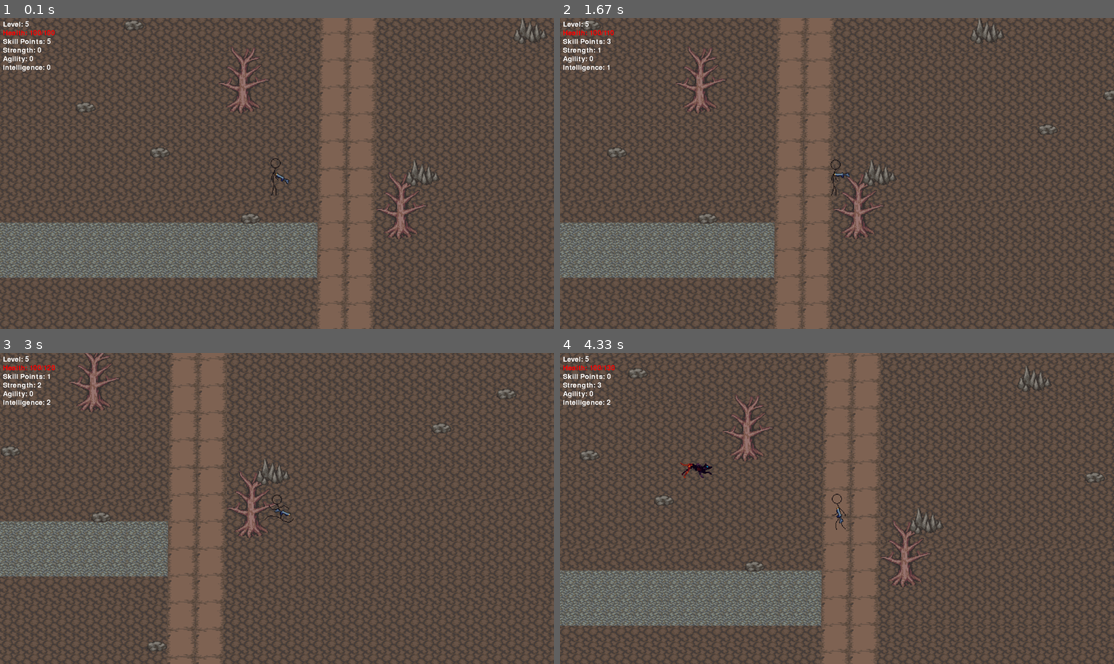
Above: before the commit, frames 1-4 (two rows, left to right).
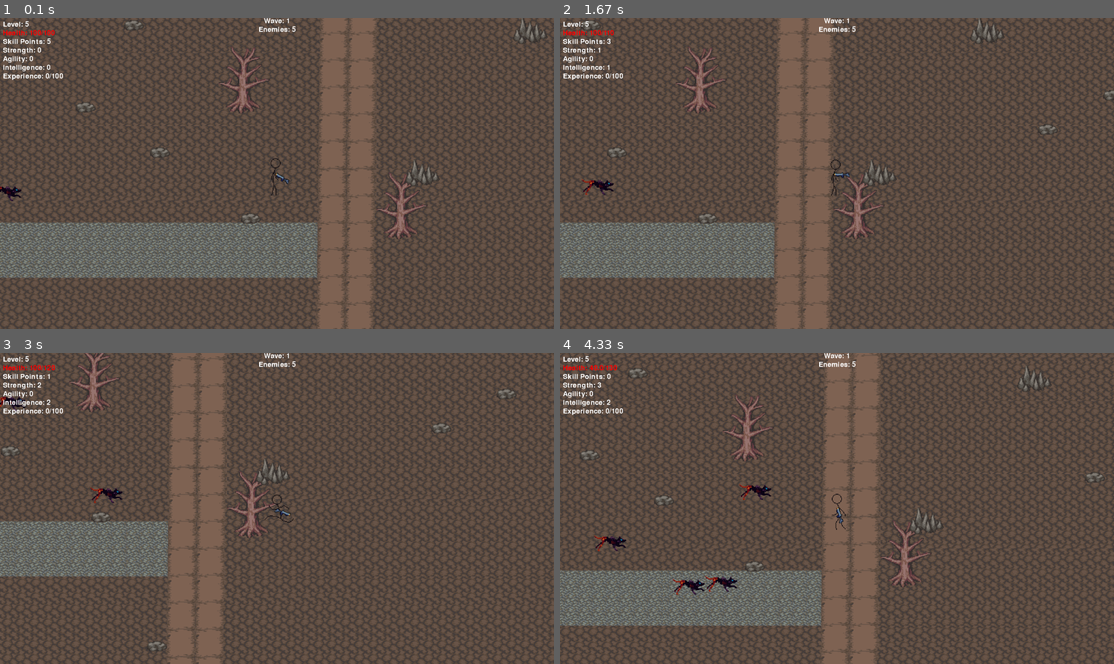
Above: after the commit, the same moments.

Repository: Flugerops/Down-to-the-roots-pygame
Game: pygame game, started from game.py
The game is run twice, just before and just after one commit, with the same random seed, the same clock (stepped at 60 frames per second) and the same inputs.
Inputs (mouse positions are in pixels of both pictures, inside the frame that each line leads up to):
- Up to frame 1 (0.1 s): no input
- Up to frame 2 (1.67 s): hold 1 0.33-0.8 s; hold D 0.33-0.8 s; move the mouse to (814, 189) at 0.37 s; click "Level: 5" at 0.88 s; hold D 1.17-1.63 s; move the mouse to (704, 176) at 1.2 s; tap 3 at 1.32 s
- Up to frame 3 (3 s): hold W 1.67-1.97 s; move the mouse to (105, 461) at 1.7 s; tap 1 at 1.82 s; hold D 2-2.47 s; move the mouse to (360, 399) at 2.03 s; tap 2 at 2.15 s; hold A from 2.5 s (still down); move the mouse to (343, 536) at 2.53 s; tap 3 at 2.65 s
- Up to frame 4 (4.33 s): release A at 3.03 s; hold S 3.07-3.37 s; move the mouse to (848, 402) at 3.1 s; tap 1 at 3.22, 4.32 s; hold A 3.4-3.8 s; move the mouse to (637, 499) at 3.43 s; tap 2 at 3.55 s; click (587, 368) at 3.88 s, where only the run after the commit has a clickable "Health: 70.0/130"; hold W from 4.17 s (still down); move the mouse to (820, 455) at 4.2 s

The runs differ from the first frame. In frame 1, 0.3% of the frame differs, in the area x 0-54%, y 0-59%; in frame 2, 0.3%; in frame 3, 0.4%; in frame 4, 0.9%, in the area x 0-54%, y 0-78%.

Commit message:
working enemies waves and rpg

Diff:
--- a/entities/enemy.py
+++ b/entities/enemy.py
@@ -3,19 +3,21 @@
 
 
 class Enemy(sprite.Sprite):
-    def __init__(self, pos, size: float, speed: float, w: int, h: int, health, damage, player, fliped: bool) -> None:
+    def __init__(self, pos, size: float, speed: float, w: int, h: int, health, damage, player, fliped: bool, exp, on_death=None) -> None:
         super().__init__(all_sprites_group, enemy_group)
         self.enemy_sprite = Spritesheet(image.load("assets/enemies/hound_run.png").convert_alpha(), 1, 300)
         self.image = self.enemy_sprite.get_image(1, w, h, size, (0,0,0))
         self.rect = self.image.get_rect(center=pos)
         self.alive = True
         self.flipped = fliped
+        self.exp = exp
         self.health = health * (1 + player.level * 0.1)
         self.damage = damage * (1 + player.level * 0.1)
         self.player = player
         self.direction = Vector2()
         self.velocity = Vector2()
         self.speed = speed
+        self.on_death = on_death
         self.position = Vector2(pos)
 
 
@@ -37,6 +39,13 @@
                 self.velocity = avoid_direction * self.speed
                 break
 
+        if self.rect.colliderect(player.rect):
+            player.get_damage(self.damage)
+            self.velocity = -self.velocity * 5
+            self.position += self.velocity * 10
+            self.rect.centerx = self.position.x
+            self.rect.centery = self.position.y
+
 
         self.position += self.velocity
         self.rect.centerx = self.position.x
@@ -47,6 +56,8 @@
         if self.health <= 0:
             self.alive = False
             self.kill()
+            self.on_death()
+            self.player.gain_exp(self.exp)
 
     def avoid_obstacle(self, obstacle):
         avoid_direction = (self.position - obstacle.hitbox.center).normalize()
--- a/entities/player.py
+++ b/entities/player.py
@@ -29,6 +29,7 @@
         self.velocity_y = 0
         self.level = 5
         self.experience = 0
+        self.exp_to_next_level = 100
         self.skill_points = 5
         self.strength = 0
         self.agility = 0
@@ -38,6 +39,8 @@
         self.damage = 25
         self.speed_multiplayer = 1
         self.points_cooldown = 0
+        self.damage_cooldown = 0
+        self.dead = False
 
     def move(self):
         keys = key.get_pressed()
@@ -118,6 +121,12 @@
         self.experience = 0
         self.skill_points += 1
 
+    def gain_exp(self, amount):
+        self.experience += amount
+        if self.experience >= self.exp_to_next_level:
+            self.level_up()
+            self.exp_to_next_level *= 2
+
     def spend_skill_point(self, attribute):
         if self.skill_points > 0:
             match attribute:
@@ -132,6 +141,13 @@
                     self.intelligence += 1
             self.skill_points -= 1
             print(self.agility)
+
+    def get_damage(self, amount):
+        if self.damage_cooldown == 0:
+            self.health -= amount
+            if self.health <= 0:
+                self.dead = True
+            self.damage_cooldown = 20
 
     def obstacle_check(self, dx, dy):
         new_pos = self.pos + Vector2(dx, dy)
@@ -177,3 +193,5 @@
             self.shooting()
         if self.points_cooldown > 0:
             self.points_cooldown -= 1
+        if self.damage_cooldown > 0:
+            self.damage_cooldown -= 1
--- a/game.py
+++ b/game.py
@@ -1,59 +1,67 @@
 import pygame
 from sys import exit
+from random import randint
 from pygame.sprite import Group
 from settings import WIDTH, HEIGHT, FPS
 from entities import Player, Enemy
-from layer import all_sprites_group, bullet_group, Camera, SpriteGenerator, obstacles, UI
+from layer import all_sprites_group, bullet_group, Camera, SpriteGenerator, obstacles, UI, enemy_group
 
 
+class Game:
+    def __init__(self):
+        pygame.init()
+        self.screen = pygame.display.set_mode((WIDTH, HEIGHT))
+        pygame.display.set_caption("Down to the roots")
+        self.clock = pygame.time.Clock()
+        self.background = pygame.image.load("assets/level/test_level.png").convert()
+        self.stone1_img = pygame.image.load("assets/obstacles/stone1.png").convert()
+        self.tree_img = pygame.image.load("assets/obstacles/tree1.png")
+        self.stone2_img = pygame.image.load("assets/obstacles/stone2.png")
+        self.stone_sprites = SpriteGenerator(self.stone1_img, 20)
+        self.stone_sprites.generate_sprites()
+        self.tree_sprites = SpriteGenerator(self.tree_img, 10)
+        self.tree_sprites.generate_sprites()
+        self.stone_sprites = SpriteGenerator(self.stone2_img, 3)
+        self.stone_sprites.generate_sprites()
+        self.player = Player(size=2.5, speed=7, w=64, h=61)
+        self.ui = UI(screen=self.screen)
+        self.camera = Camera(self.background)
+        self.enemy_wave = 1
+        self.enemies_per_wave = 5
+        self.living_enemies = 0
 
-pygame.init()
+    def enemy_kill(enemy):
+        game.living_enemies -= 1
 
-#TODO REMEMBER THAT TO GET SPAWN POS YOU NEED TO DIVIDE WIDTH AND HEIGHT BY 2 WIDTH // 2 HEIGHT // 2
+    def spawn_enemies(self):
+        for i in range(self.enemies_per_wave):
+            enemy = Enemy(pos=(randint(0, 4000 - 67), randint(0, 2500 - 32)), size=2.5, speed=5, w=67, h=32,
+                          player=self.player, health=100, damage=20, fliped=True, exp=randint(20, 80), on_death=self.enemy_kill)
+        self.living_enemies = self.enemies_per_wave
 
-screen = pygame.display.set_mode((WIDTH, HEIGHT))
-pygame.display.set_caption("Down to the roots")
-clock = pygame.time.Clock()
+    def update(self):
+        keys = pygame.key.get_pressed()
+        for event in pygame.event.get():
+            if event.type == pygame.QUIT:
+                pygame.quit()
+                exit()
+        self.camera.custom_draw(player=self.player, screen=self.screen)
+        self.player.handle_weapons(self.screen)
+        all_sprites_group.update()
+        self.ui.update(player=self.player, game=self)
+        if self.living_enemies == 0:
+            self.enemy_wave += 1
+            self.enemies_per_wave += 2
+            self.spawn_enemies()
+        if self.player.dead:
+            exit()
 
-background = pygame.image.load("assets/level/test_level.png").convert()
-stone1_img = pygame.image.load("assets/obstacles/stone1.png").convert()
-tree_img = pygame.image.load("assets/obstacles/tree1.png")
-stone2_img = pygame.image.load("assets/obstacles/stone2.png")
+    def run(self):
+        self.spawn_enemies()
+        while True:
+            self.update()
+            pygame.display.update()
+            self.clock.tick(FPS)
 
-stone_sprites = SpriteGenerator(stone1_img, 20)
-stone_sprites.generate_sprites()
-tree_sprites = SpriteGenerator(tree_img, 10)
-tree_sprites.generate_sprites()
-stone_sprites = SpriteGenerator(stone2_img, 3)
-stone_sprites.generate_sprites()
-
-
-player = Player(size=2.5, speed=7, w=64, h=61)
-ui = UI(screen=screen)
-enemy = Enemy(pos=(500,600), size=2.5, speed=5, w=67, h=32, player=player, health=100, damage=20, fliped=True)
-camera = Camera(background)
-
-
-
-while True:
-    keys = pygame.key.get_pressed()
-    for event in pygame.event.get():
-        if event.type == pygame.QUIT:
-            pygame.quit()
-            exit()
-    # all_sprites_group.draw(screen),
-    camera.custom_draw(player=player, screen=screen)
-
-    player.handle_weapons(screen)
-    all_sprites_group.update()
-    ui.update(player=player)
-
-
-    # for sprite in obstacles:
-    #     pygame.draw.rect(screen, "red", sprite.hitbox, width=2)
-    # screen.blit(background, (0, 0))
-    # screen.blit(player.mask_image, (0,0))
-
-
-    pygame.display.update()
-    clock.tick(FPS)
+game = Game()
+game.run()
--- a/layer/ui.py
+++ b/layer/ui.py
@@ -7,12 +7,16 @@
         self.screen = screen
 
     def display_player_stats(self, player):
+        player_stats_surface = self.font.render(f"Health: {player.health}/{player.max_health}", False, (255, 0, 0))
+        player_stats_rect = player_stats_surface.get_rect(topleft=(10, 40))
+        self.screen.blit(player_stats_surface, player_stats_rect)
+
+        player_stats_surface = self.font.render(f"Experience: {player.experience}/{player.exp_to_next_level}", False, (255, 255, 255))
+        player_stats_rect = player_stats_surface.get_rect(topleft=(10, 190))
+        self.screen.blit(player_stats_surface, player_stats_rect)
+
         player_stats_surface = self.font.render(f"Level: {player.level}", False, (255, 255, 255))
         player_stats_rect = player_stats_surface.get_rect(topleft=(10, 10))
-        self.screen.blit(player_stats_surface, player_stats_rect)
-
-        player_stats_surface = self.font.render(f"Health: {player.health}/{player.max_health}", False, (255, 0, 0))
-        player_stats_rect = player_stats_surface.get_rect(topleft=(10, 40))
         self.screen.blit(player_stats_surface, player_stats_rect)
 
         player_stats_surface = self.font.render(f"Skill Points: {player.skill_points}", False, (255, 255, 255))
@@ -31,5 +35,16 @@
         player_stats_rect = player_stats_surface.get_rect(topleft=(10, 160))
         self.screen.blit(player_stats_surface, player_stats_rect)
 
-    def update(self, player):
+    def display_wave_info(self, game):
+        wave_surface = self.font.render(f"Wave: {game.enemy_wave}", False, (255,255,255))
+        enemies_surface = self.font.render(f"Enemies: {game.living_enemies}", False, (255, 255, 255))
+
+        wave_rect = wave_surface.get_rect(center=(self.screen.get_width() // 2, 10))
+        enemies_rect = enemies_surface.get_rect(center=(self.screen.get_width() // 2, 40))
+
+        self.screen.blit(wave_surface, wave_rect)
+        self.screen.blit(enemies_surface, enemies_rect)
+
+    def update(self, player, game):
         self.display_player_stats(player)
+        self.display_wave_info(game)
--- /dev/null
+++ b/legacy.py
@@ -0,0 +1,59 @@
+import pygame
+from sys import exit
+from pygame.sprite import Group
+from settings import WIDTH, HEIGHT, FPS
+from entities import Player, Enemy
+from layer import all_sprites_group, bullet_group, Camera, SpriteGenerator, obstacles, UI
+
+
+
+pygame.init()
+
+#TODO REMEMBER THAT TO GET SPAWN POS YOU NEED TO DIVIDE WIDTH AND HEIGHT BY 2 WIDTH // 2 HEIGHT // 2
+
+screen = pygame.display.set_mode((WIDTH, HEIGHT))
+pygame.display.set_caption("Down to the roots")
+clock = pygame.time.Clock()
+
+background = pygame.image.load("assets/level/test_level.png").convert()
+stone1_img = pygame.image.load("assets/obstacles/stone1.png").convert()
+tree_img = pygame.image.load("assets/obstacles/tree1.png")
+stone2_img = pygame.image.load("assets/obstacles/stone2.png")
+
+stone_sprites = SpriteGenerator(stone1_img, 20)
+stone_sprites.generate_sprites()
+tree_sprites = SpriteGenerator(tree_img, 10)
+tree_sprites.generate_sprites()
+stone_sprites = SpriteGenerator(stone2_img, 3)
+stone_sprites.generate_sprites()
+
+
+player = Player(size=2.5, speed=7, w=64, h=61)
+ui = UI(screen=screen)
+enemy = Enemy(pos=(500,600), size=2.5, speed=5, w=67, h=32, player=player, health=100, damage=20, fliped=True)
+camera = Camera(background)
+
+
+
+while True:
+    keys = pygame.key.get_pressed()
+    for event in pygame.event.get():
+        if event.type == pygame.QUIT:
+            pygame.quit()
+            exit()
+    # all_sprites_group.draw(screen),
+    camera.custom_draw(player=player, screen=screen)
+
+    player.handle_weapons(screen)
+    all_sprites_group.update()
+    ui.update(player=player)
+
+
+    # for sprite in obstacles:
+    #     pygame.draw.rect(screen, "red", sprite.hitbox, width=2)
+    # screen.blit(background, (0, 0))
+    # screen.blit(player.mask_image, (0,0))
+
+
+    pygame.display.update()
+    clock.tick(FPS)
